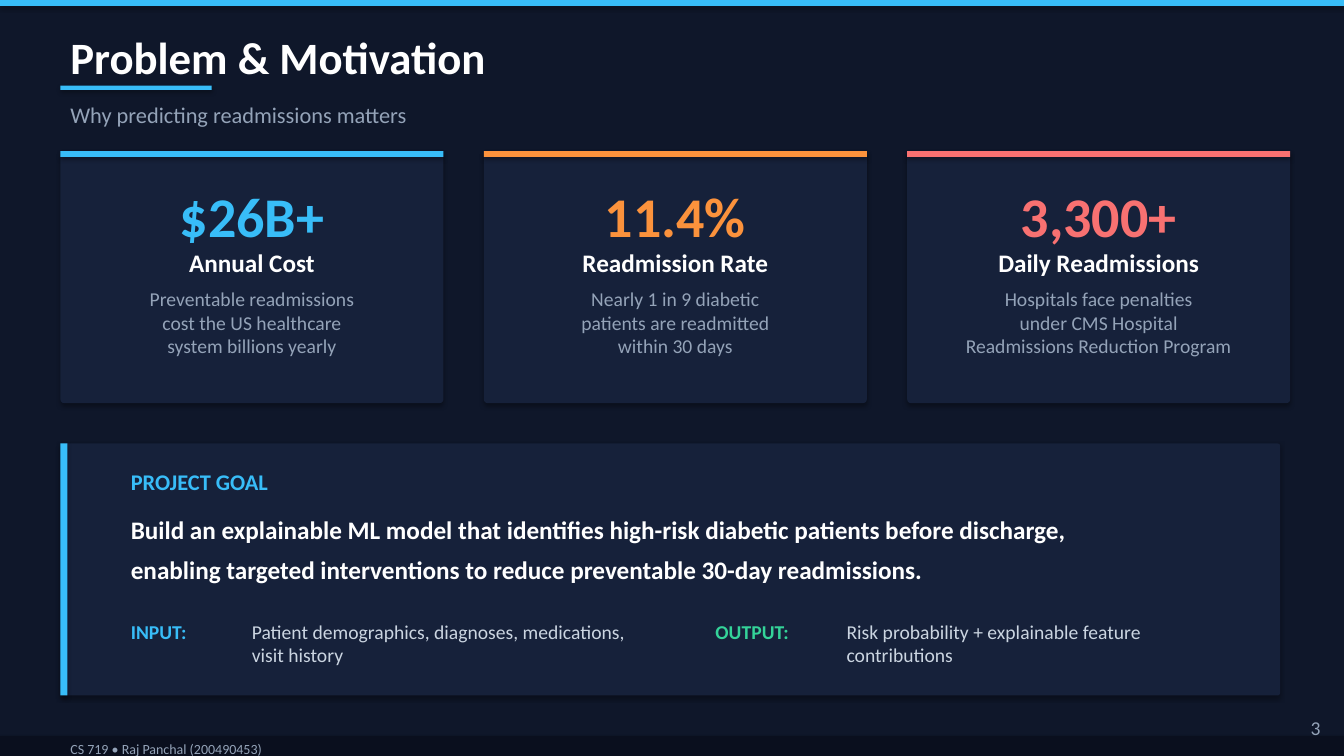
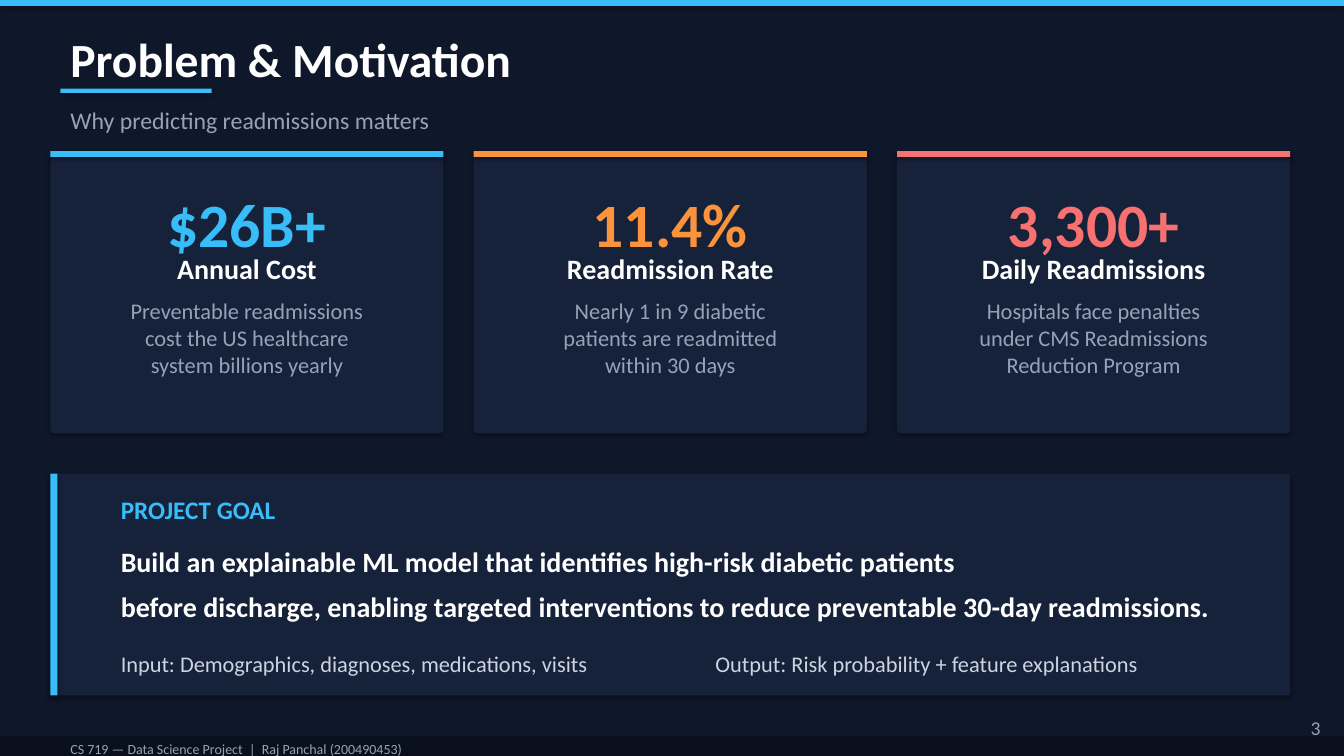
Before and after one commit to rajpanchal0101/CS-719, a slide deck: slide 3 of 200490453_Raj_Panchal_CS719_Final_Presentation.pptx. Drawn at 1344x756 pixels with LibreOffice and Linux fonts; fonts in the diff are those of the drawing. Boxes give left, top, right and bottom in pixels: in the first picture for what was removed or moved away, otherwise in the second. Text is boxed around its words. In the diff, an @@ line names an element or a change of style, - is before the commit and + after.

```diff
--- a/200490453_Raj_Panchal_CS719_Final_Presentation.pptx
+++ b/200490453_Raj_Panchal_CS719_Final_Presentation.pptx
@@ text "Problem & Motivation" at [70,43,511,89]: size 32 to 34 pt @@
@@ text "Why predicting readmissions matters" at [70,112,429,133]: size 16 to 17 pt @@
@@ rectangle: place and size @@
-rectangle at [60,151,444,157]
+rectangle at [50,151,444,157]
@@ rounded rectangle: place and size @@
-rounded rectangle at [60,151,444,403]
+rounded rectangle at [50,151,444,434]
@@ rectangle: place and size @@
-rectangle at [484,151,867,157]
+rectangle at [474,151,867,157]
@@ rounded rectangle: place and size @@
-rounded rectangle at [484,151,867,403]
+rounded rectangle at [474,151,867,434]
@@ rectangle: place and size @@
-rectangle at [907,151,1291,157]
+rectangle at [897,151,1291,157]
@@ rounded rectangle: place and size @@
-rounded rectangle at [907,151,1291,403]
+rounded rectangle at [897,151,1291,434]
@@ text "$26B+": place and size @@
-text "$26B+" at [180,198,324,243]
+text "$26B+" at [167,205,326,262]
@@ text "11.4%": place and size @@
-text "11.4%" at [605,198,746,238]
+text "11.4%" at [593,204,748,262]
@@ size 40 to 44 pt in 3 elements at [167,205,326,262], [593,204,748,262], [1008,206,1179,262] @@
@@ text "3,300+": place and size @@
-text "3,300+" at [1021,200,1177,245]
+text "3,300+" at [1008,206,1179,262]
@@ text "Annual Cost": place and size @@
-text "Annual Cost" at [189,254,314,272]
+text "Annual Cost" at [177,259,316,280]
@@ text "Readmission Rate": place and size @@
-text "Readmission Rate" at [582,254,767,272]
+text "Readmission Rate" at [567,259,774,280]
@@ size 18 to 20 pt in 3 elements at [567,259,774,280], [177,259,316,280], [982,259,1206,284] @@
@@ text "Daily Readmissions": place and size @@
-text "Daily Readmissions" at [998,254,1198,276]
+text "Daily Readmissions" at [982,259,1206,284]
@@ text "Preventable readmissions cost the US ...": place and size @@
-text "Preventable readmissions cost the US ..." at [150,292,353,356]
+text "Preventable readmissions cost the US ..." at [131,303,363,377]
@@ text "Preventable readmissions cost the US ..." at [131,303,363,377]: size 14 to 16 pt @@
@@ text "Nearly 1 in 9 diabetic ..." at [563,303,777,377]: size 14 to 16 pt @@
@@ text "Nearly 1 in 9 diabetic ...": place and size @@
-text "Nearly 1 in 9 diabetic ..." at [581,292,770,356]
+text "Nearly 1 in 9 diabetic ..." at [563,303,777,377]
@@ text at [979,303,1208,377]: text changed; size 14 to 16 pt @@
-Hospitals face penalties
-under CMS Hospital
-Readmissions Reduction Program
+Hospitals face penalties
+under CMS Readmissions
+Reduction Program
@@ rounded rectangle: place and size @@
-rounded rectangle at [60,444,1280,696]
+rounded rectangle at [50,474,1291,696]
@@ rectangle: place and size @@
-rectangle at [60,444,68,696]
+rectangle at [50,474,57,696]
@@ text "PROJECT GOAL": place and size @@
-text "PROJECT GOAL" at [131,475,268,490]
+text "PROJECT GOAL" at [121,502,276,519]
@@ text "PROJECT GOAL" at [121,502,276,519]: size 16 to 18 pt @@
@@ text at [121,552,955,577]: text changed; size 18 to 20 pt @@
-Build an explainable ML model that identifies high-risk diabetic patients before discharge,
+Build an explainable ML model that identifies high-risk diabetic patients
@@ text at [121,597,1208,622]: text changed; size 18 to 20 pt @@
-enabling targeted interventions to reduce preventable 30-day readmissions.
+before discharge, enabling targeted interventions to reduce preventable 30-day readmissions.
@@ text removed at [252,625,625,665] @@
-Patient demographics, diagnoses, medications, visit history
@@ text removed at [715,626,788,639] @@
-OUTPUT:
@@ text at [121,656,587,676]: text changed; size 14 to 16 pt; text colour #38BDF8 to #CBD5E1; bold off @@
-INPUT:
+Input: Demographics, diagnoses, medications, visits
@@ text at [715,656,1137,676]: text changed; size 14 to 16 pt @@
-Risk probability + explainable feature contributions
+Output: Risk probability + feature explanations
@@ text at [70,744,402,756]: text changed @@
-CS 719 • Raj Panchal (200490453)
+CS 719 — Data Science Project | Raj Panchal (200490453)
```
Also in this commit, not shown: 11 other slides changed, 1 slide added, 1 slide removed.
